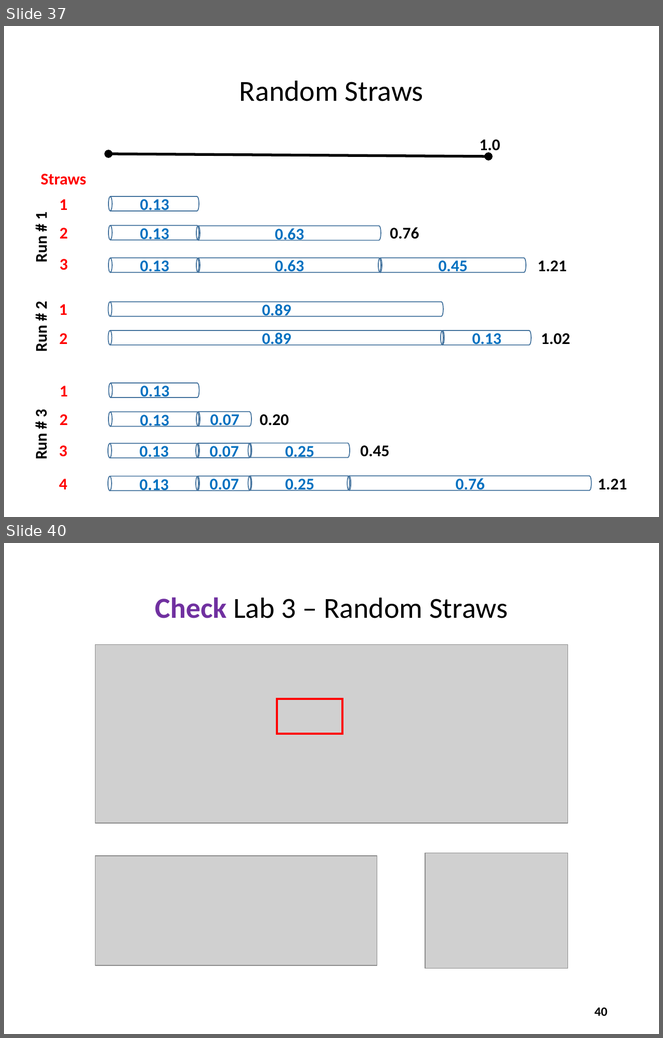
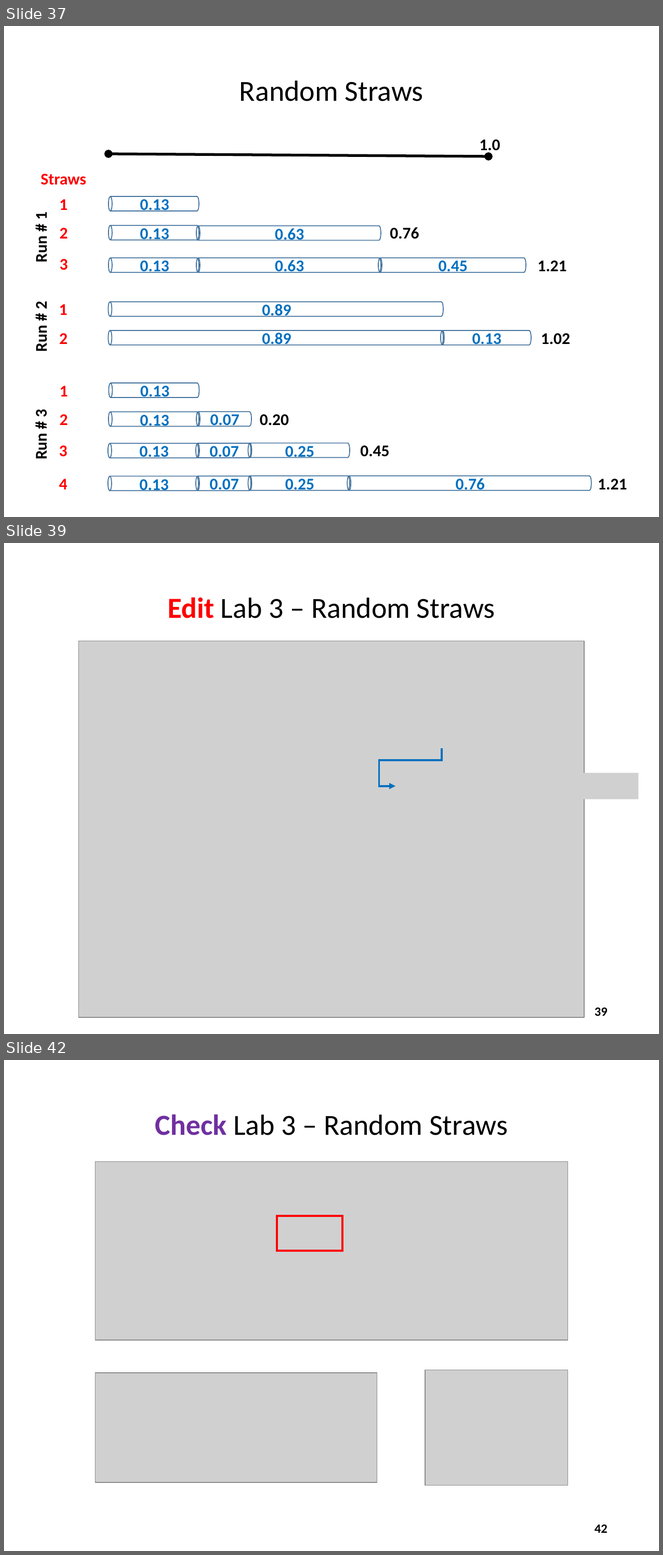
Before and after one commit to dbiersach/scicomp301-cpp-linux, a slide deck: session06/Session 06 - Statistics, Euler Line.pptx. Shown one above the other, each under a label of ours: slides 37 and 40 before the commit, slides 37, 39 and 42 after it; the slides between them are not shown. The pictures are 663x1038 and 663x1555 pixels, drawn with LibreOffice and Linux fonts; fonts in the diff are those of the drawing; grey boxes stand for pictures. Boxes give left, top, right and bottom in pixels: in the first picture for what was removed or moved away, otherwise in the second. Text is boxed around its words. In the diff, an @@ line names an element or a change of style, - is before the commit and + after.

```diff
--- a/session06/Session 06 - Statistics, Euler Line.pptx
+++ b/session06/Session 06 - Statistics, Euler Line.pptx
@@ slide 39 added at [4, 543, 659, 1034], background #FFFFFF @@
@@ title added at [168, 597, 495, 618], 32 pt, text #000000 @@
+Edit Lab 3 – Random Straws
@@ picture added at [79, 641, 584, 1018] @@
@@ elbow arrow added from (442, 748) to (396, 786), #0070C0 2.25 pt @@
@@ picture added at [396, 773, 639, 799] @@
@@ page number added at [595, 1008, 608, 1016], 14 pt, text #000000, bold @@
+39
@@ what was slide 40 is now slide 42 @@
@@ page number at [595, 1525, 608, 1533]: text changed @@
-40
+42
```
Also in this commit, not shown: 5 slides changed, 1 other slide added, 3 other files.
